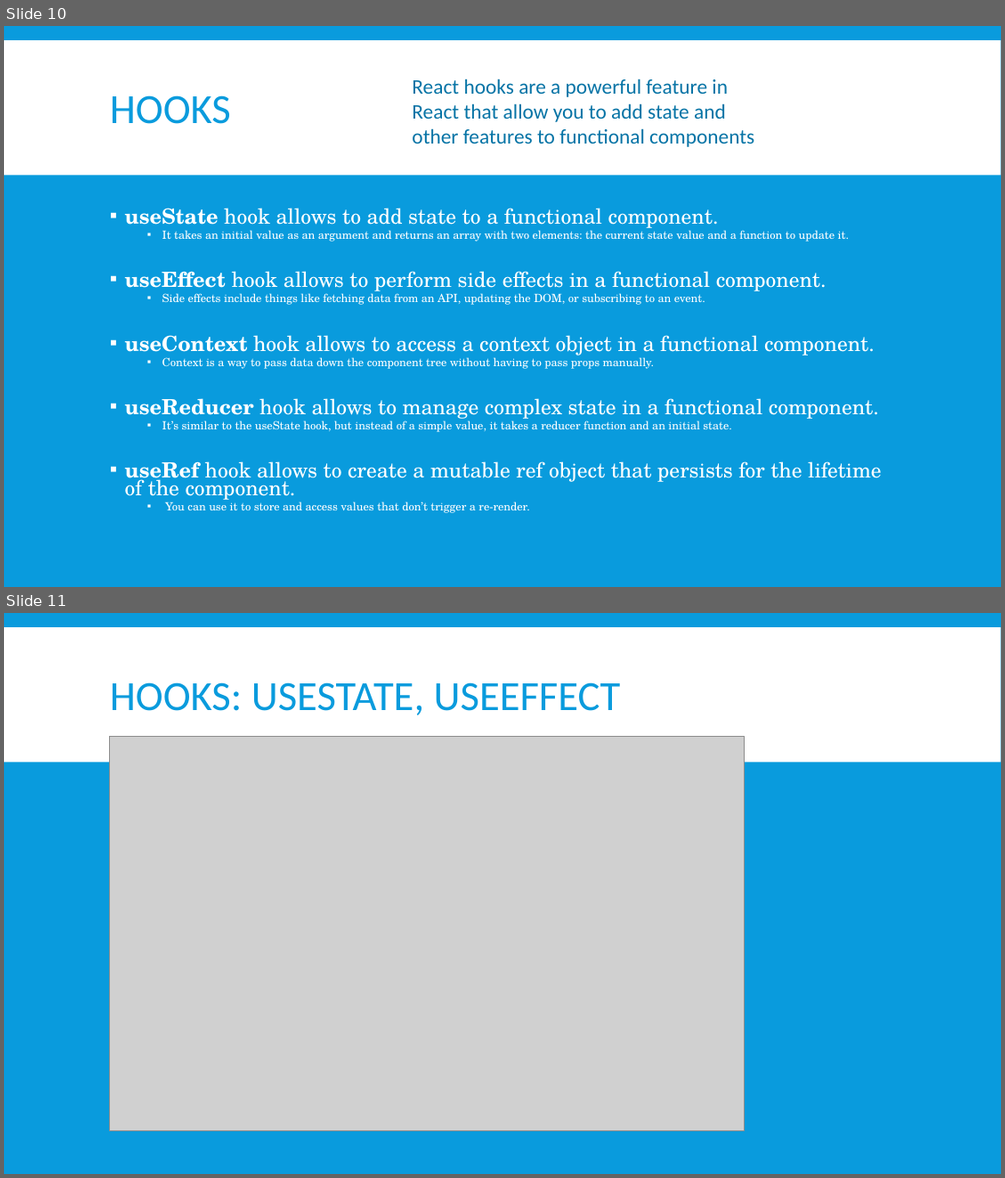
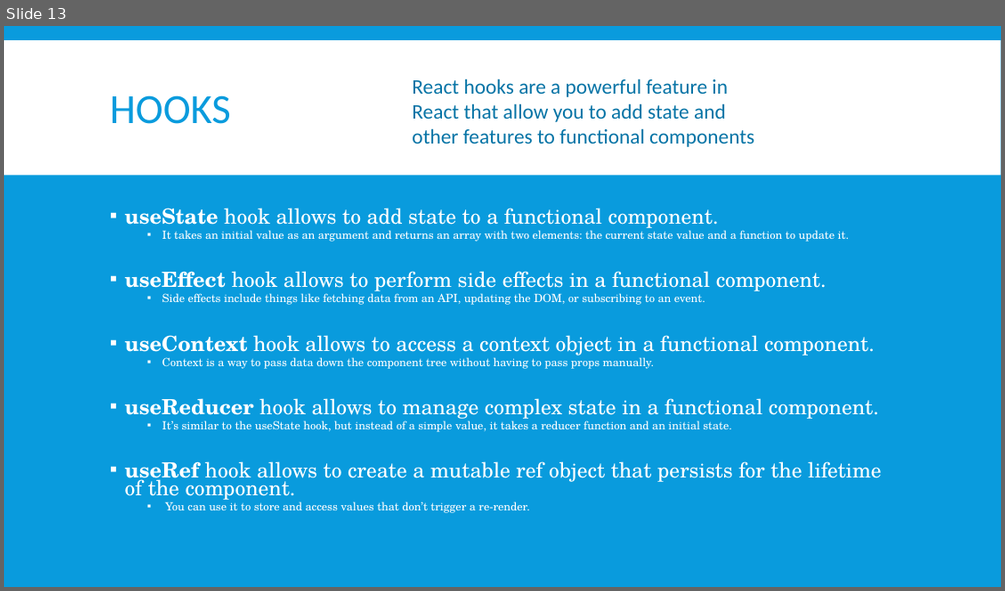
Before and after one commit to alexvirtech/preact-and-hooks, a slide deck: preact-tw.pptx. Shown one above the other, each under a label of ours: slides 10 and 11 before the commit, slide 13 after it. The pictures are 1005x1178 and 1005x591 pixels, drawn with LibreOffice and Linux fonts; fonts in the diff are those of the drawing; grey boxes stand for pictures. Boxes give left, top, right and bottom in pixels: in the first picture for what was removed or moved away, otherwise in the second. Text is boxed around its words. In the diff, an @@ line names an element or a change of style, - is before the commit and + after.

```diff
--- a/preact-tw.pptx
+++ b/preact-tw.pptx
@@ slide 11 removed at <box>4,613,1001,1174</box>, background #099BDD; not listed: 1 template element that a slide beside it also shows @@
@@ title removed at <box>110,682,621,715</box> @@
-HOOKS: USESTATE, USEEFFECT
@@ picture removed at <box>109,737,744,1130</box> @@
@@ what was slide 10 is now slide 13 @@
```
Also in this commit, not shown: 2 slides changed, 2 slides added, 3 other slides removed, 8 other files.
